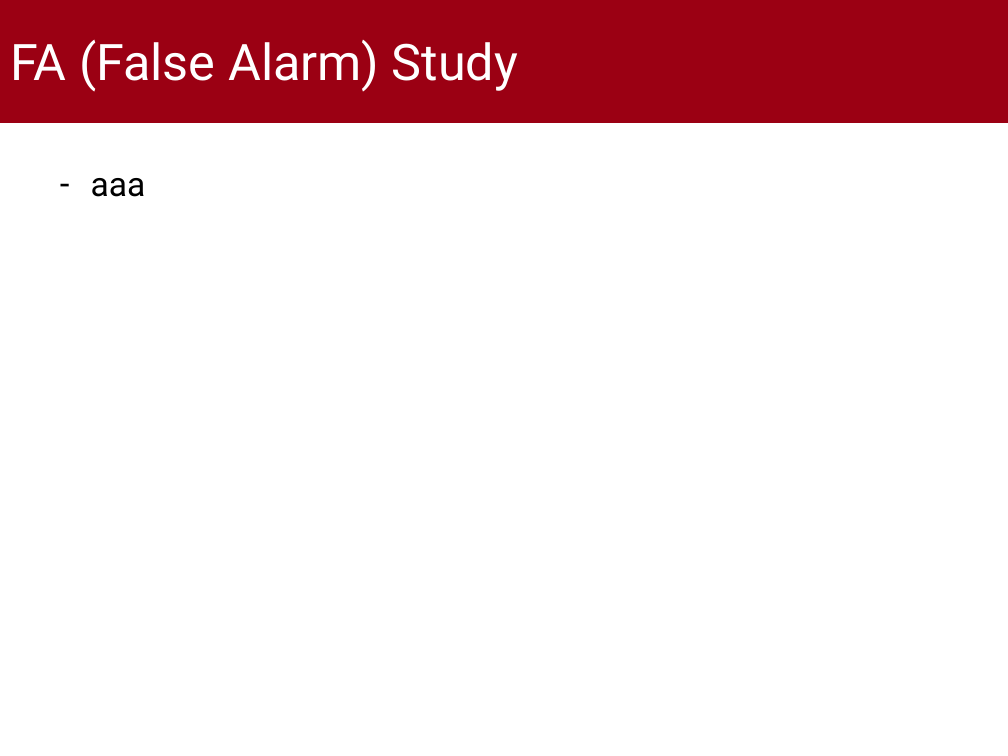
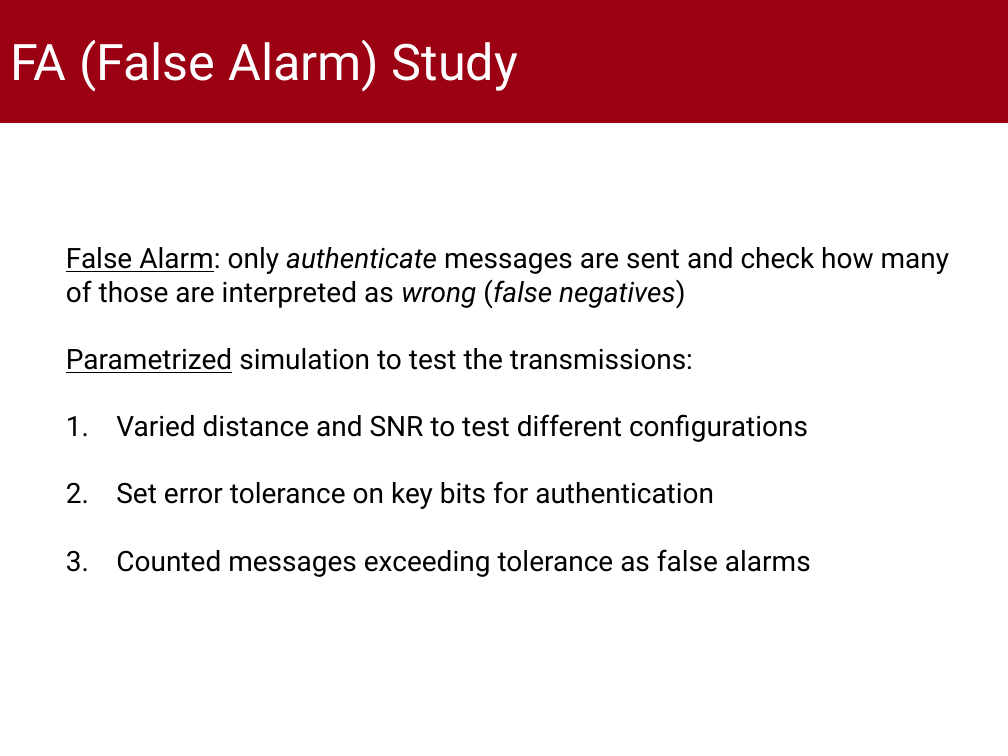
Before and after one commit to gabrielrovesti/PLA-Bluetooth-Environment, a slide deck: slide 8 of Third Part - Physical Layer Device Authentication/Slides/PLA Bluetooth Environment.pptx (slide 7 before the commit). Drawn at 1008x756 pixels with LibreOffice and Linux fonts; fonts in the diff are those of the drawing; background and template pictures are left out. Boxes give left, top, right and bottom in pixels: in the first picture for what was removed or moved away, otherwise in the second. Text is boxed around its words. In the diff, an @@ line names an element or a change of style, - is before the commit and + after.

```diff
--- a/Third Part - Physical Layer Device Authentication/Slides/PLA Bluetooth Environment.pptx
+++ b/Third Part - Physical Layer Device Authentication/Slides/PLA Bluetooth Environment.pptx
@@ text removed at box(91, 178, 146, 197) @@
-– aaa
@@ text added at box(66, 247, 950, 577), 20 pt, text #000000 @@
+False Alarm: only authenticate messages are sent and check how many of those are interpreted as wrong (false negatives)
+Parametrized simulation to test the transmissions:
+1. Varied distance and SNR to test different configurations
+2. Set error tolerance on key bits for authentication
+3. Counted messages exceeding tolerance as false alarms
```
Also in this commit, not shown: 4 other slides changed, 3 slides added, 2 other files.
